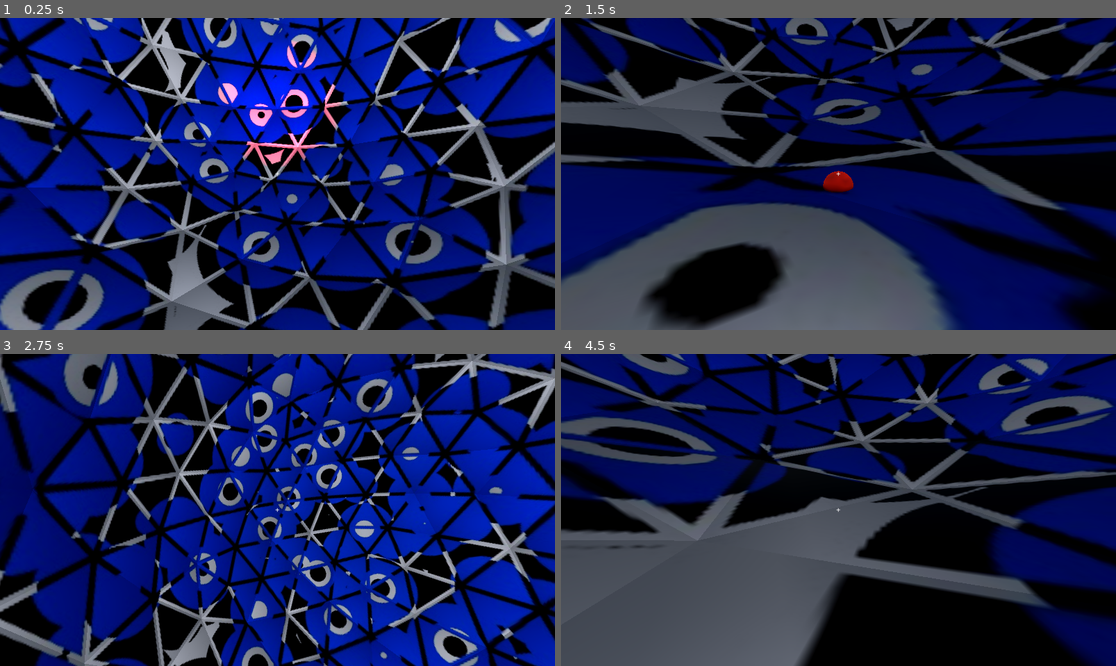
Above: before the commit, frames 1-4 (two rows, left to right).
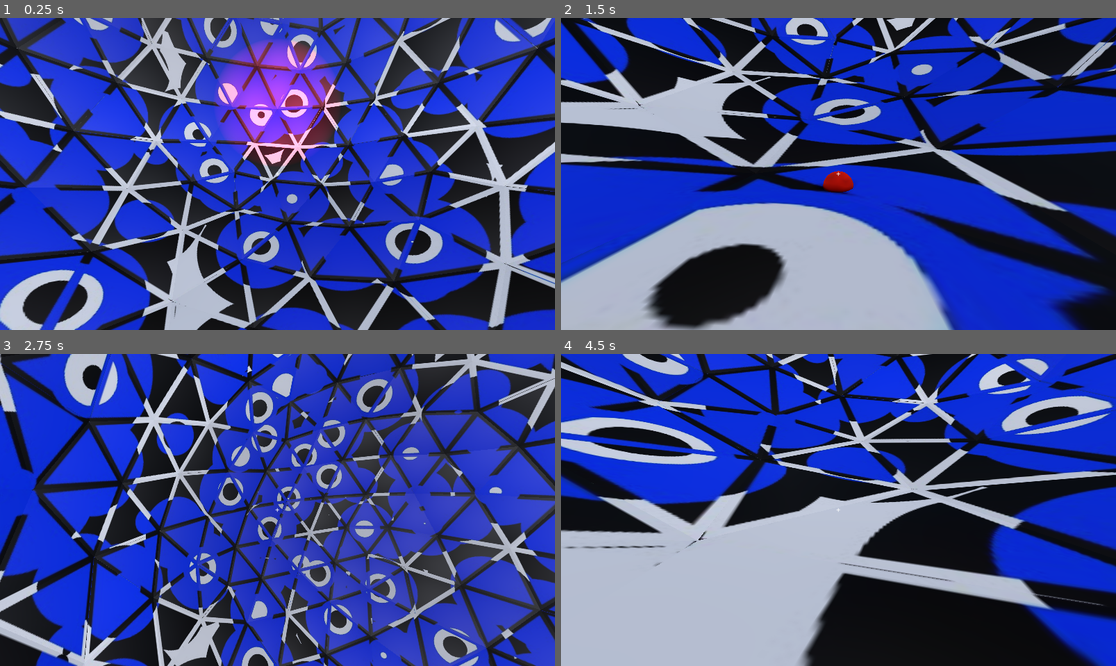
Above: after the commit, the same moments.

Repository: pudgypoultry/gmtk2025
Game: Godot game, scene res://Scenes/world.tscn
The game is run twice, just before and just after one commit, with the same random seed, the same clock (stepped at 60 frames per second) and the same inputs.
Inputs (mouse positions are in pixels of both pictures, inside the frame that each line leads up to):
- Up to frame 1 (0.25 s): no input
- Up to frame 2 (1.5 s): move the mouse to (866, 174) at 0.52 s; hold Shift (Run) 0.53-1.28 s; hold W (MoveForward) from 0.53 s (still down); click (866, 174) at 0.67 s; move the mouse to (810, 174) at 1.27 s; tap 1 (Toggle Pillar L1) at 1.35 s
- Up to frame 3 (2.75 s): keep holding W (MoveForward); move the mouse to (288, 503) at 2.02 s; hold 2 (Toggle Pillar L2) from 2.03 s (still down)
- Up to frame 4 (4.5 s): keep holding W (MoveForward); move the mouse to (832, 516) at 2.77 s; release 2 (Toggle Pillar L2) at 2.78 s; tap 3 (Toggle Pillar L3) at 2.85 s; click (832, 516) at 2.92 s; move the mouse to (877, 513) at 3.52 s; hold 4 (Toggle Pillar L4) 3.53-4.28 s; move the mouse to (794, 506) at 4.27 s; tap Shift (Run) at 4.35 s

The runs differ from the first frame. In frame 1, 89% of the frame differs, in the area x 0-100%, y 0-100%; in frame 2, 70%; in frame 3, 91%; in frame 4, 68%.

Commit message:
Updated world textures

Diff:
--- a/Scenes/ico_shell.tscn
+++ b/Scenes/ico_shell.tscn
@@ -1,14 +1,10 @@
-[gd_scene load_steps=3 format=3 uid="uid://drclv0roa88dj"]
+[gd_scene load_steps=2 format=3 uid="uid://drclv0roa88dj"]
 
 [ext_resource type="PackedScene" uid="uid://chqsiuqptnvwl" path="res://Assets/Icosphere_shell.glb" id="1_pfmqq"]
-[ext_resource type="Material" uid="uid://vx5hs2bek5e4" path="res://Materials/room_material_01.tres" id="2_pfmqq"]
 
 [node name="Ico_Shell" type="Node3D"]
 
 [node name="Icosphere_shell" parent="." instance=ExtResource("1_pfmqq")]
-
-[node name="ico-shell" parent="Icosphere_shell" index="0"]
-surface_material_override/0 = ExtResource("2_pfmqq")
 
 [node name="StaticBody3D" parent="Icosphere_shell/ico-shell" index="0"]
 collision_layer = 2049
--- a/Scenes/world.tscn
+++ b/Scenes/world.tscn
@@ -69,7 +69,7 @@
 
 [node name="OmniLight3D" type="OmniLight3D" parent="."]
 light_color = Color(0.808639, 0.819342, 0.872209, 1)
-light_energy = 350.0
+light_energy = 500.0
 shadow_enabled = true
 omni_range = 87.0746
 omni_attenuation = 2.0
Binary file changed: Assets/Icosphere_layer2_PillarColor.jpg
Binary file changed: Assets/Icosphere_layer3_PillarColor.jpg
Binary file changed: Assets/Icosphere_layer4_PillarColor.jpg
Binary file changed: Assets/Icosphere_shell.glb
Binary file added: Assets/Icosphere_shell_Shell_Color.jpg
Binary file added: BlenderFiles/textures/Shell_Color.jpg
Not shown, changed: BlenderFiles/IcosphereWorld.blend
Not shown, changed: BlenderFiles/IcosphereWorld.blend1
